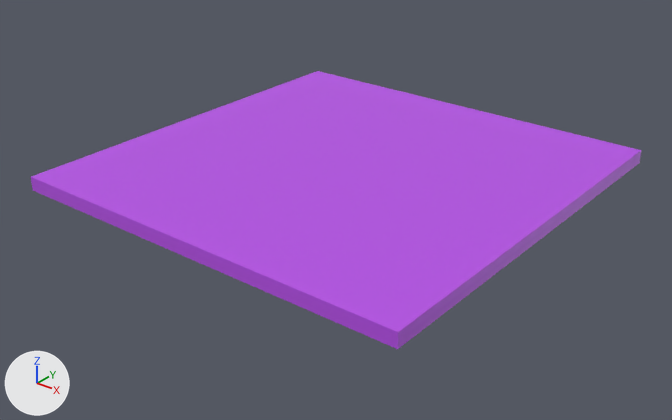
What one commit did to the FBX model Assets/Models/NewTile/Tile.fbx.
Rendered twice from a 50 mm lens placed at (2.44, -3.12, 1.74), pointed at (0.01, -0.09, -0.13). The lights are fixed; the arrows at lower left show +X, +Y and +Z.

Names of what the first picture shows: '平面.006'.
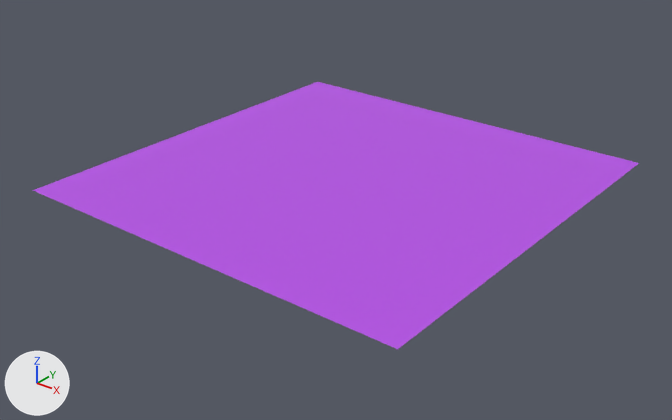
Where the newer file only moved an object's origin or applied its transform, the numbers keep the older frame.

Boxes [x1, y1, x2, y2] around the edits, measured in the pictures (672 x 420 px):
'平面.006', reshaped: before [31, 71, 641, 349]; after [33, 82, 639, 349]

The change, as a diff of the scene's bpy script:
```diff
--- a/Assets/Models/NewTile/Tile.fbx.py
+++ b/Assets/Models/NewTile/Tile.fbx.py
@@ me_plane_001 @@
 # used by ob_平面_006; location = (0.0, 0.0, 0.0)
-me_plane_001.from_pydata(...)  # 48 vertices, 27 faces; spans x -1.0..1.0, y -1.0..1.0, z 0.0..0.07
+me_plane_001.from_pydata(...)  # 4 vertices, 1 face; spans x -1.0..1.0, y -1.0..1.0, z 0.0
+# me_plane_001 part 1
+# 44 vertices are removed from x -1.0..1.0, y -1.0..1.0, z 0.0..0.07
+# 27 faces are deleted
+# 1 new face joins them
 me_plane_001.materials.append(mat_c)
```
